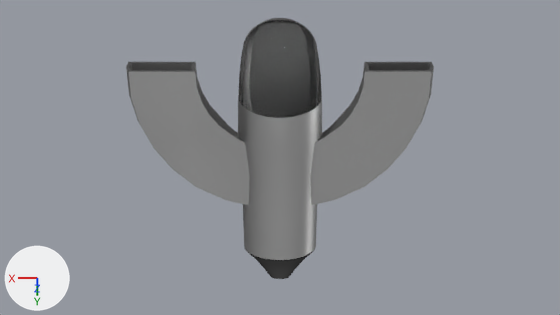
Renders of the Blender file etc/lepidopterus.blend from each side of a commit.
Both versions are drawn from the file's camera 'Camera'. Every picture has the same lights, and +X, +Y and +Z are marked at lower left.

Names of what the first picture shows: 'Glass', 'hull back jet', 'hull1', 'wings1'.
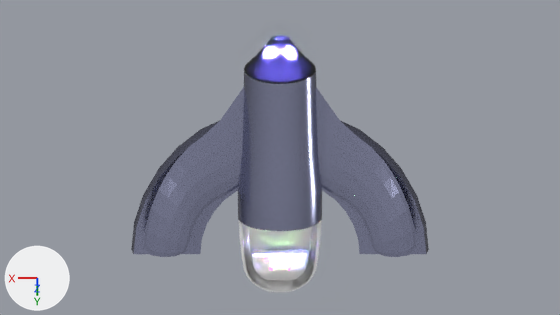
Changed parts and their boxes (x1, y1, x2, y2) in the pictures (560 x 315 px):
'wings1', recoloured, moved, turned: before (126, 62, 434, 205); after (131, 121, 429, 254)
'wings-organic', added (blue): after (144, 87, 416, 257)
'hull1', reshaped, moved, turned: before (238, 18, 322, 260); after (238, 71, 322, 231)
'Glass', hidden: before (238, 20, 322, 118)
'hull interior', added: after (238, 70, 322, 292)
'hull back jet', recoloured: (244, 36, 316, 279) in both
'panel', added: after (251, 250, 309, 280)
'panelWidgetCenter', added: after (270, 257, 290, 268)
'panelWidgetsSidesB', added: after (264, 257, 296, 262)
'panelWidgetsSidesA', added: after (269, 267, 291, 270)

Edits to the bpy script that builds the scene:
```text
Change mat_glass:
    remove # nodes: BsdfGlass, OutputMaterial
    remove # colours: white #e7e7e7
    nodes: BsdfPrincipled, OutputMaterial
    colours: white #ffffff
Change mat_rocket:
    remove # nodes: BsdfAnisotropic, OutputMaterial
    remove # colours: dark grey #6d6d6d
    nodes: BsdfPrincipled, OutputMaterial
    colours: black #1f1f1f
Add mat_panelwidgetssidesb:
    mat_panelwidgetssidesb = bpy.data.materials.new('PanelWidgetsSidesB')
    # nodes: BsdfPrincipled, Emission, MixShader, OutputMaterial
    # colours: red #e7505b
Add mat_panelwidgetcenter:
    mat_panelwidgetcenter = bpy.data.materials.new('PanelWidgetCenter')
    # nodes: BsdfPrincipled, Emission, MixShader, OutputMaterial
    # colours: green #9fe794
Add mat_panelwidgetssidesa:
    mat_panelwidgetssidesa = bpy.data.materials.new('PanelWidgetsSidesA')
    # nodes: BsdfPrincipled, Emission, MixShader, OutputMaterial
    # colours: pink #e73e8a
Change me_cylinder:
    remove me_cylinder.from_pydata(...)  # 813 vertices, 687 faces; spans x -1.17..1.17, y -4.41..2.44, z -1.17..1.17
    add me_cylinder.from_pydata(...)  # 428 vertices, 302 faces; spans x -1.17..1.17, y -4.41..2.43, z -1.17..1.17
    me_cylinder part 1: 302 faces spanning x -1.17..1.17, y -4.41..2.43, z -1.17..1.17 switch from mat_hull to mat_hullmetal (blue #8d90ac)
Change me_cube:
    where me_cube.from_pydata(...)  # 114 vertices, 116 faces; spans x 0.84..4.29, y -3.18..0.96, z 0.0..1.34
    used by ob_wings1; location = (0.0, 0.0, 0.0); scale = (1.0, 1.0, 0.5)
    remove me_cube.materials.append(mat_hull)
    me_cube part 2: the whole mesh is moved by (-0.14, 0.0, 0.0)
    add me_cube.materials.append(mat_hullmetal)  # blue #8d90ac
Change ob_glass:
    ob_glass.location: (0.0, 0.0, 0.0) -> (0.0, -0.5, 0.0)
    ob_glass.rotation_euler: (0.0, 0.0, 0.0) -> (0.0, 0.0, 3.142)  # degrees (0, 0, 0) -> degrees (0, 0, 180)
    add ob_glass.hide_viewport = True
Change ob_hull1:
    ob_hull1.location: (0.0, 0.0, 0.0) -> (0.0, -0.5, 0.0)
    ob_hull1.rotation_euler: (0.0, 0.0, 0.0) -> (0.0, 0.0, 3.142)  # degrees (0, 0, 0) -> degrees (0, 0, 180)
Change ob_wings1:
    ob_wings1.location: (0.0, 0.0, 0.0) -> (0.0, -0.5, -0.6)
    ob_wings1.rotation_euler: (0.0, 0.0, 0.0) -> (0.0, 0.0, 3.142)  # degrees (0, 0, 0) -> degrees (0, 0, 180)
Add ob_wings_organic:
    ob_wings_organic = bpy.data.objects.new('wings-organic', me_plane)  # 21 vertices, 12 faces; spans x 0.12..4.0, y -2.49..3.3, z 0.04..0.99; in mat_hull_001 (blue #8d90ac); modifiers MIRROR, SOLIDIFY, SUBSURF
    ob_wings_organic.location = (0.0, 0.0, 0.0)
    ob_wings_organic.rotation_euler = (0.0, 0.0, 3.142)  # degrees (0, 0, 180)
Add ob_panelwidgetssidesb:
    ob_panelwidgetssidesb = bpy.data.objects.new('panelWidgetsSidesB', me_sphere_003)  # a UV sphere (32 segments, 16 rings, poles along z) spanning x -2.78..-1.838, y -1.472..-0.531, z -0.744..0.198; modifiers MIRROR
    ob_panelwidgetssidesb.location = (0.0, 3.05, -0.04)
    ob_panelwidgetssidesb.rotation_euler = (0.464, 0.0, 0.0)  # degrees (27, 0, 0)
    ob_panelwidgetssidesb.scale = (0.16, 0.16, 0.16)
Add ob_hull_interior:
    ob_hull_interior = bpy.data.objects.new('hull interior', me_cylinder_1)  # 573 vertices, 385 faces; spans x -1.16..1.16, y -4.41..2.44, z -1.0..1.16; in mat_interiormetal (white #eeeeee); modifiers EDGE_SPLIT
    ob_hull_interior.location = (0.0, -0.5, 0.0)
    ob_hull_interior.rotation_euler = (0.0, 0.0, 3.142)  # degrees (0, 0, 180)
Add ob_panel:
    ob_panel = bpy.data.objects.new('panel', me_cylinder_006)  # 110 vertices, 108 faces; spans x -0.84..0.84, y -4.08..-3.26, z -0.54..0.01; in mat_interiormetal (white #eeeeee); modifiers SUBSURF
    ob_panel.location = (0.0, -0.5, 0.0)
    ob_panel.rotation_euler = (0.0, 0.0, 3.142)  # degrees (0, 0, 180)
Add ob_panelwidgetcenter:
    ob_panelwidgetcenter = bpy.data.objects.new('panelWidgetCenter', me_sphere_002)  # a UV sphere (32 segments, 16 rings, poles along z) spanning x -1.0..1.0, y -1.0..1.0, z -1.0..1.0
    ob_panelwidgetcenter.location = (0.0, 2.98, -0.07)
    ob_panelwidgetcenter.rotation_euler = (0.727, 0.0, 0.0)  # degrees (42, 0, 0)
    ob_panelwidgetcenter.scale = (0.278, 0.16, 0.106)
Add ob_panelwidgetssidesa:
    ob_panelwidgetssidesa = bpy.data.objects.new('panelWidgetsSidesA', me_sphere_004)  # a UV sphere (32 segments, 16 rings, poles along z) spanning x -2.78..-1.838, y -1.472..-0.531, z -0.744..0.198; modifiers MIRROR
    ob_panelwidgetssidesa.location = (0.0, 3.21, 0.06)
    ob_panelwidgetssidesa.rotation_euler = (0.713, 0.0, 0.0)  # degrees (41, 0, 0)
    ob_panelwidgetssidesa.scale = (0.106, 0.106, 0.173)
```
